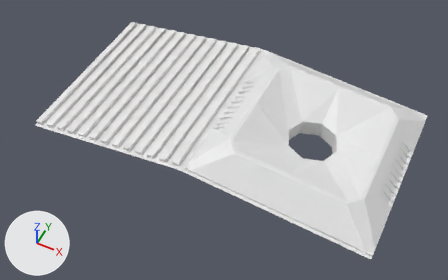
What one commit did to the Blender file wasabi/media_src/atari-7800-controller.blend.
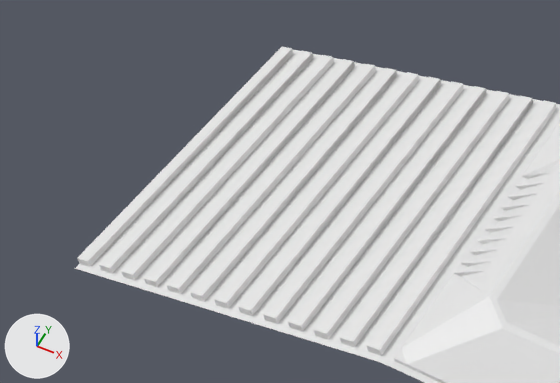
Each version is shown whole from a 50 mm camera at (5.7, -22.2, 25.2) aimed at (-4.8, -1.2, -1.0), then close up on the part from 0% to 58% of the width and 0% to 64% of the height. Every picture has the same lights, and +X, +Y and +Z are marked at lower left.

The older version as bpy lines, for what is in view:
```python
me_circle = bpy.data.meshes.new('Circle')
me_circle.from_pydata(...)  # 326 vertices, 304 faces; spans x -14.8..5.0, y -5.3..5.3, z -1.0..1.5
ob_circle = bpy.data.objects.new('Circle', me_circle)
ob_circle.location = (0.0, 0.0, 0.0)
```
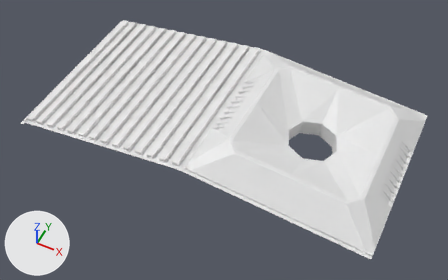
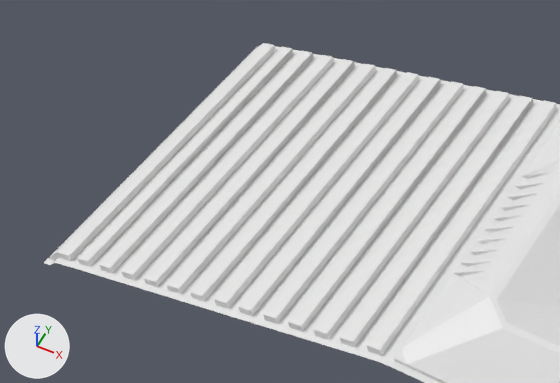
The newer file is also rescaled (x0.375), turned or shifted as a whole; pictures and numbers use the older file's frame.

The change, as a list of edits to the scene's bpy script:
```text
Change me_circle:
    used by ob_circle; location = (0.0, 0.0, 0.0)
    remove me_circle.from_pydata(...)  # 326 vertices, 304 faces; spans x -14.8..5.0, y -5.3..5.3, z -1.0..1.5
    add me_circle.from_pydata(...)  # 346 vertices, 320 faces; spans x -16.0..5.0, y -5.3..5.3, z -1.0..1.5
    me_circle part 1
    20 vertices are added at x -16.0..-15.1, y -5.3..5.3, z -1.0..-0.5
    16 new faces join them
```

What differs and where, as boxes (x1, y1, x2, y2) in the close-ups (560 x 383 px):
'Circle', reshaped: before (75, 46, 560, 383); after (44, 43, 560, 383)
part 1 of me_circle, added: after (44, 43, 281, 268)
